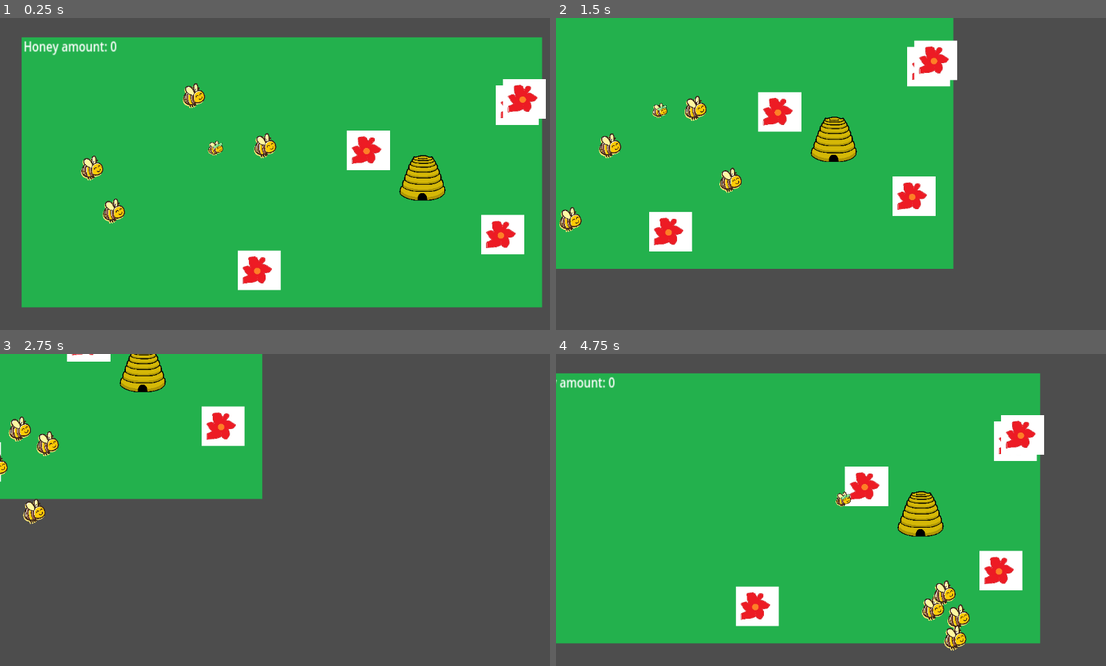
Above: before the commit, frames 1-4 (two rows, left to right).
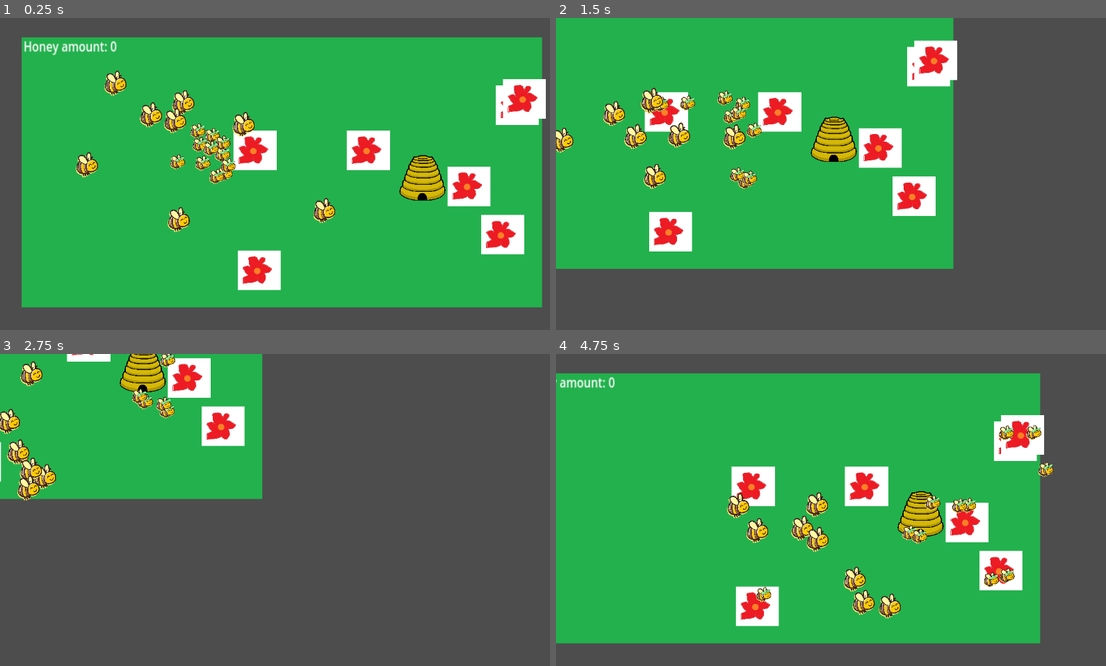
Above: after the commit, the same moments.

Repository: jam53/GMTK-Gamejam-2024
Game: Godot game, scene res://scenes/lawn.tscn
Same seed, same stepped clock (60 frames per second), same inputs: the game is played once before the commit and once after it.
Inputs (mouse positions are in pixels of both pictures, inside the frame that each line leads up to):
- Up to frame 1 (0.25 s): no input
- Up to frame 2 (1.5 s): move the mouse to (957, 158) at 0.52 s; hold D (right) 0.53-1.28 s; tap Z (disable_follow) at 0.6, 1.35 s; click (957, 158) at 0.67 s; move the mouse to (721, 189) at 1.27 s; hold S (down) from 1.28 s (still down)
- Up to frame 3 (2.75 s): move the mouse to (335, 441) at 2.02 s; release S (down) at 2.03 s; hold D (right) from 2.03 s (still down); tap Z (disable_follow) at 2.1 s
- Up to frame 4 (4.75 s): move the mouse to (803, 572) at 2.77 s; release D (right) at 2.78 s; hold W (up) 2.78-3.53 s; tap Z (disable_follow) at 2.85, 3.6, 4.35 s; click (803, 572) at 2.92 s; move the mouse to (1001, 556) at 3.52 s; hold A (left) from 3.53 s (still down); move the mouse to (666, 463) at 4.27 s

The runs differ from the first frame. In frame 1, 5.2% of the frame differs, in the area x 13-90%, y 16-69%; in frame 2, 4.8%; in frame 3, 3.3%; in frame 4, 5.6%, in the area x 31-91%, y 22-96%.

Commit message:
Added stopable paramater to boid component

Diff:
--- a/scenes/bee.tscn
+++ b/scenes/bee.tscn
@@ -14,9 +14,10 @@
 
 [node name="BoidsComponent" parent="." node_paths=PackedStringArray("flock_area_shape") instance=ExtResource("1_efan8")]
 flock_area_shape = NodePath("FlockViewCollision")
-max_speed = 400.0
-target_follow_force = 0.065
+max_speed = 350.0
+target_follow_force = 0.076
 avoid_distance = 35.0
+stopable = true
 
 [node name="Sprite2D" type="Sprite2D" parent="BoidsComponent"]
 position = Vector2(0.27842, -0.158137)
--- a/scenes/lawn.tscn
+++ b/scenes/lawn.tscn
@@ -30,11 +30,63 @@
 position = Vector2(374, 269)
 hive = NodePath("../Hive")
 
+[node name="Pollinator2" parent="." node_paths=PackedStringArray("hive") instance=ExtResource("2_n0x6s")]
+position = Vector2(374, 269)
+hive = NodePath("../Hive")
+
+[node name="Pollinator3" parent="." node_paths=PackedStringArray("hive") instance=ExtResource("2_n0x6s")]
+position = Vector2(374, 269)
+hive = NodePath("../Hive")
+
+[node name="Pollinator4" parent="." node_paths=PackedStringArray("hive") instance=ExtResource("2_n0x6s")]
+position = Vector2(374, 269)
+hive = NodePath("../Hive")
+
+[node name="Pollinator5" parent="." node_paths=PackedStringArray("hive") instance=ExtResource("2_n0x6s")]
+position = Vector2(374, 269)
+hive = NodePath("../Hive")
+
+[node name="Pollinator6" parent="." node_paths=PackedStringArray("hive") instance=ExtResource("2_n0x6s")]
+position = Vector2(374, 269)
+hive = NodePath("../Hive")
+
+[node name="Pollinator7" parent="." node_paths=PackedStringArray("hive") instance=ExtResource("2_n0x6s")]
+position = Vector2(374, 269)
+hive = NodePath("../Hive")
+
+[node name="Pollinator8" parent="." node_paths=PackedStringArray("hive") instance=ExtResource("2_n0x6s")]
+position = Vector2(374, 269)
+hive = NodePath("../Hive")
+
+[node name="Pollinator9" parent="." node_paths=PackedStringArray("hive") instance=ExtResource("2_n0x6s")]
+position = Vector2(374, 269)
+hive = NodePath("../Hive")
+
+[node name="Pollinator10" parent="." node_paths=PackedStringArray("hive") instance=ExtResource("2_n0x6s")]
+position = Vector2(374, 269)
+hive = NodePath("../Hive")
+
+[node name="Pollinator11" parent="." node_paths=PackedStringArray("hive") instance=ExtResource("2_n0x6s")]
+position = Vector2(374, 269)
+hive = NodePath("../Hive")
+
 [node name="Hive" parent="." instance=ExtResource("2_qycfm")]
 position = Vector2(836, 297)
 
 [node name="Bee" parent="." instance=ExtResource("4_2lnta")]
 position = Vector2(263, 127)
+
+[node name="Bee5" parent="." instance=ExtResource("4_2lnta")]
+position = Vector2(263, 127)
+
+[node name="Bee6" parent="." instance=ExtResource("4_2lnta")]
+position = Vector2(263, 127)
+
+[node name="Bee7" parent="." instance=ExtResource("4_2lnta")]
+position = Vector2(263, 127)
+
+[node name="Bee8" parent="." instance=ExtResource("4_2lnta")]
+position = Vector2(573, 344)
 
 [node name="Bee2" parent="." instance=ExtResource("4_2lnta")]
 position = Vector2(530, 133)
@@ -53,3 +105,4 @@
 
 [node name="FlowerSpawner" parent="." instance=ExtResource("3_amc8p")]
 position = Vector2(-442, 261)
+initial_amount = 7
--- a/scripts/boids_component.gd
+++ b/scripts/boids_component.gd
@@ -16,6 +16,7 @@
 
 @export var lure : Node2D = null
 @export var beetype : Enums.BeeType
+@export var stopable := false
 
 var _flock: Array = []
 var _velocity: Vector2
@@ -33,7 +34,7 @@
 	flock_area.add_child(flock_area_shape)
 
 func _process(_delta):
-	if Input.is_action_just_pressed("disable_follow"):
+	if stopable and Input.is_action_just_pressed("disable_follow"):
 			if _stop_mouse_follow:
 				lure = null
 			else:
